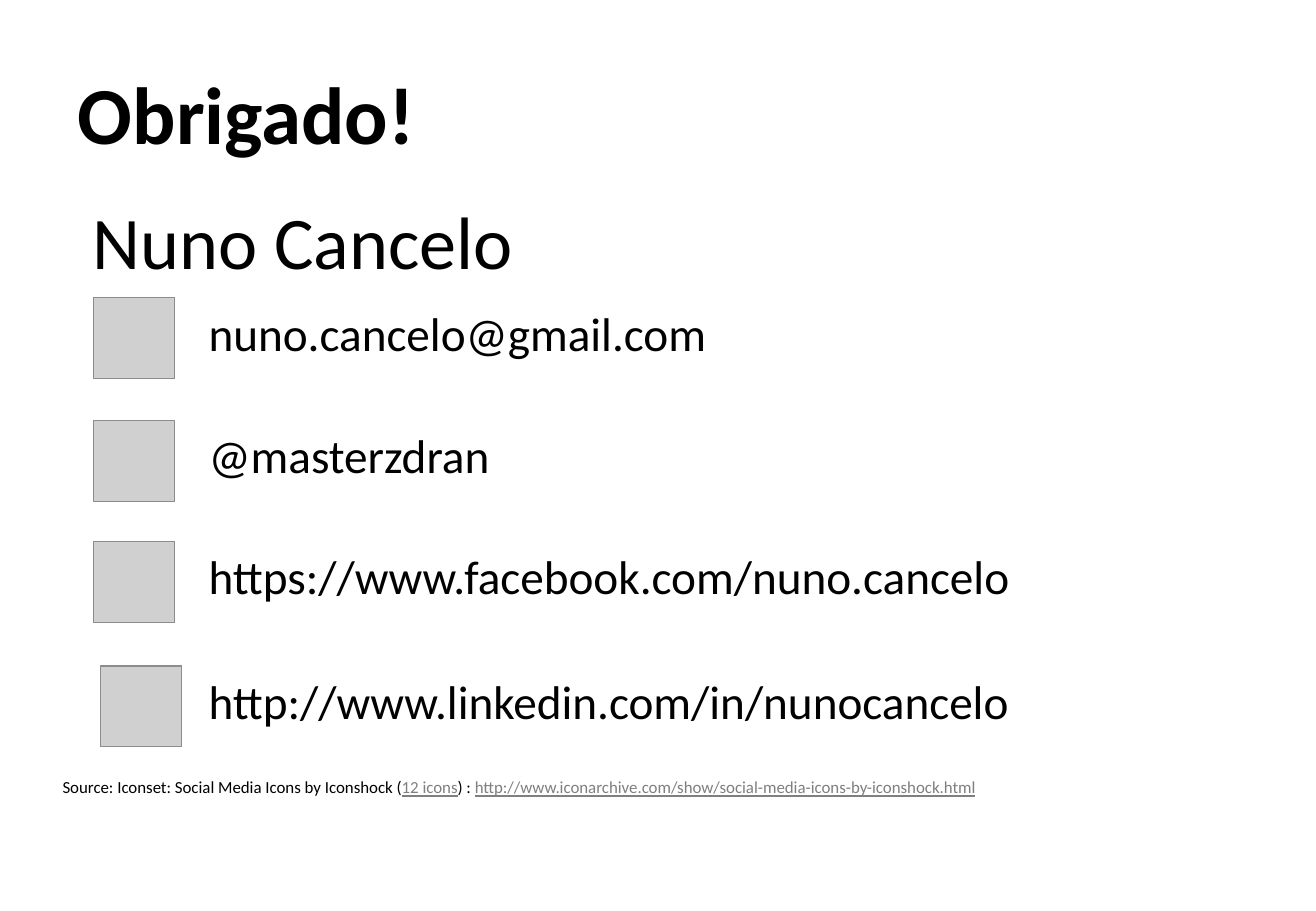
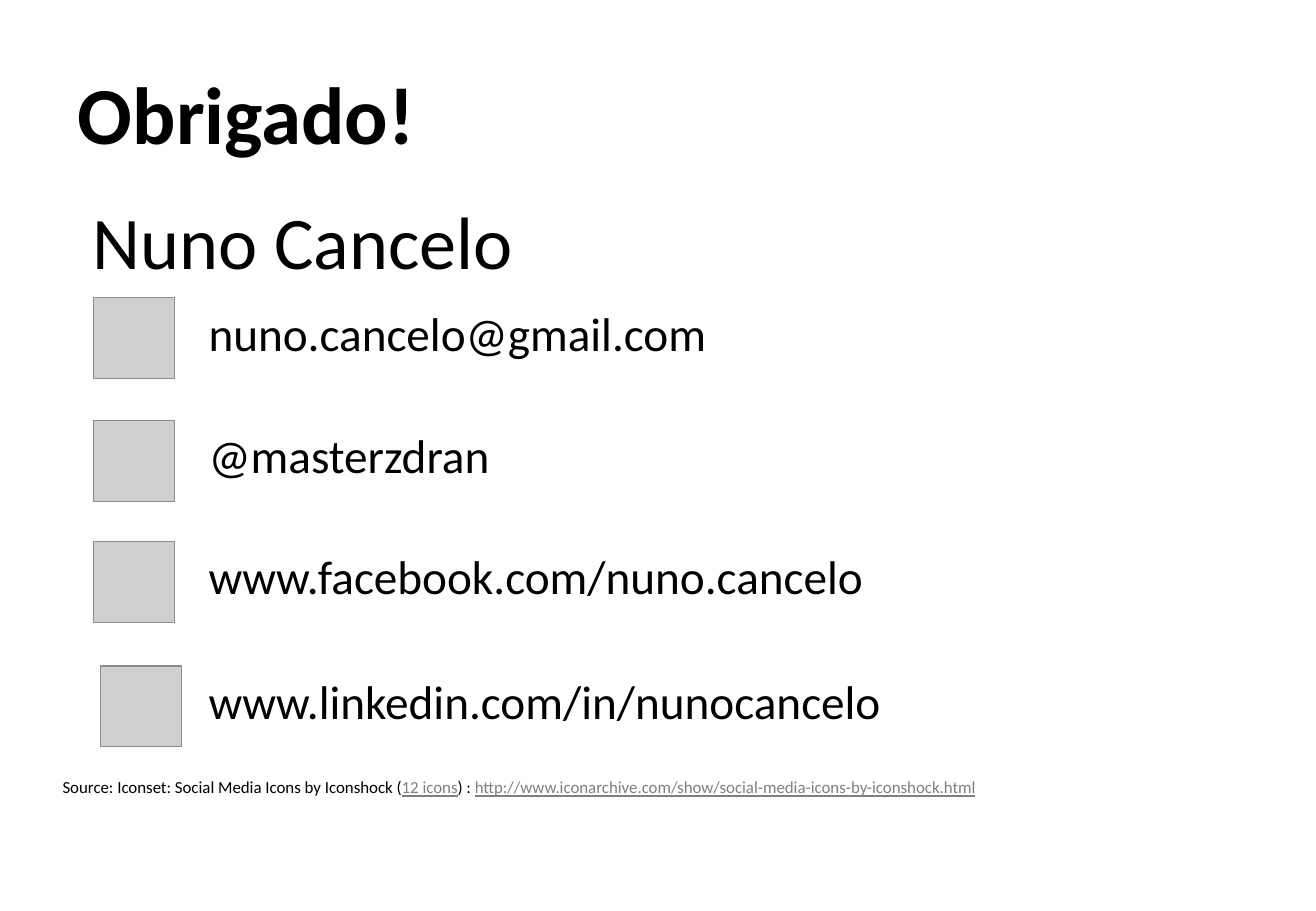
Before and after one commit to masterzdran/netponto-nvelocity, a slide deck: slide 24 of doc/Template Apresentação.pptx (slide 9 before the commit). Drawn at 1316x911 pixels with LibreOffice and Linux fonts; fonts in the diff are those of the drawing; grey boxes stand for pictures; background and template pictures are left out. Boxes give left, top, right and bottom in pixels: in the first picture for what was removed or moved away, otherwise in the second. Text is boxed around its words. In the diff, an @@ line names an element or a change of style, - is before the commit and + after.

Commit message:
presentation

```diff
--- a/doc/Template Apresentação.pptx
+++ b/doc/Template Apresentação.pptx
@@ text at (209,561,863,596): text changed @@
-https://www.facebook.com/nuno.cancelo
+www.facebook.com/nuno.cancelo
@@ text at (209,686,881,721): text changed @@
-http://www.linkedin.com/in/nunocancelo
+www.linkedin.com/in/nunocancelo
```
Also in this commit, not shown: 1 other slide changed, 16 slides added, 1 slide removed, 1 other file.
